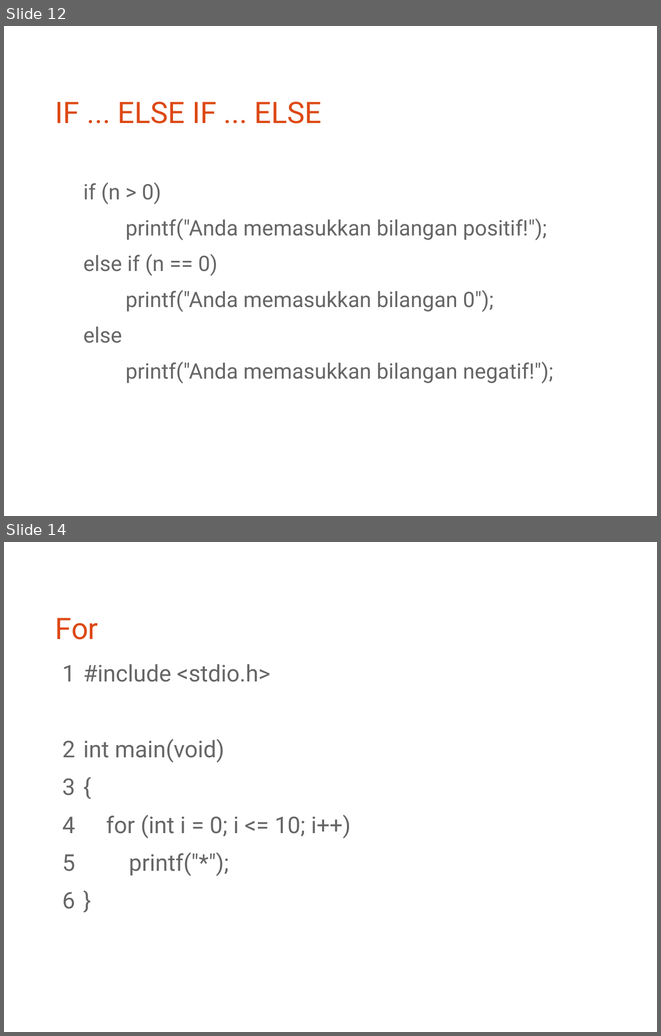
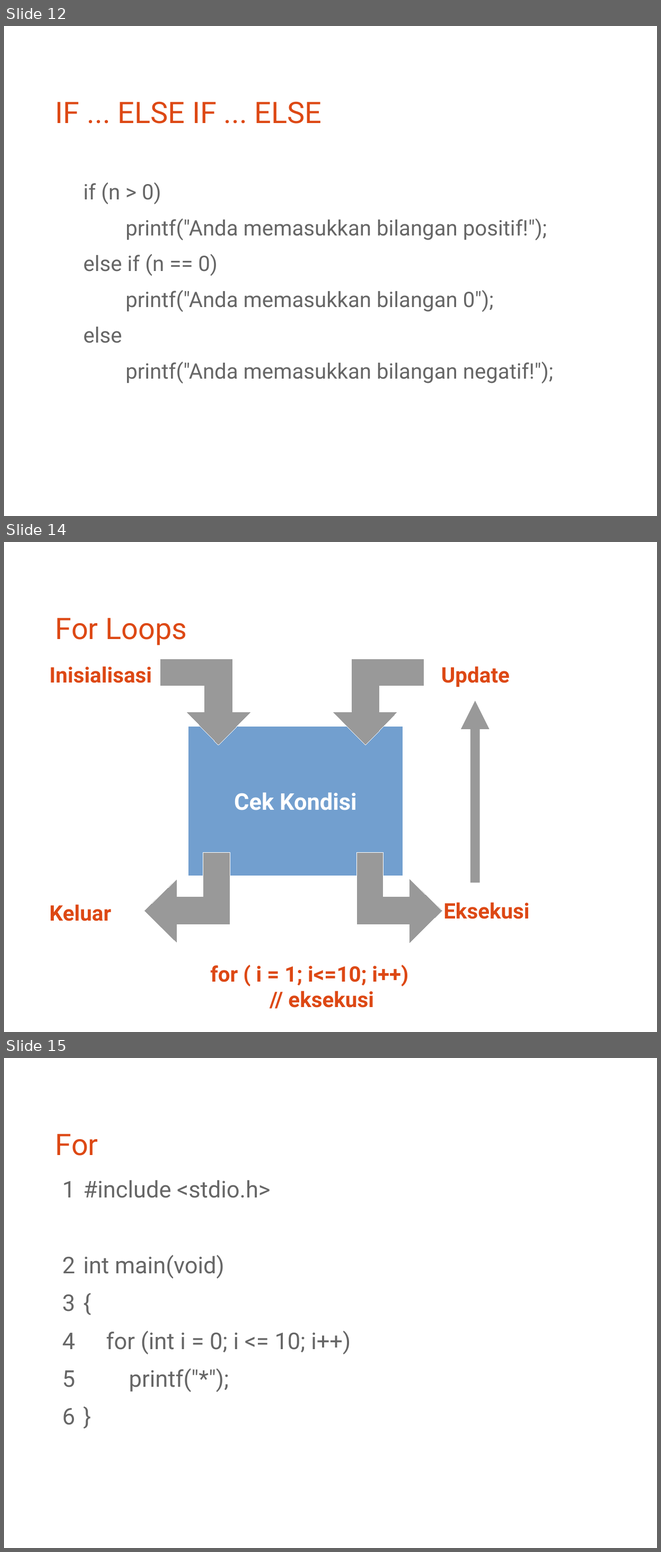
Before and after one commit to bagustris/prokom-tf, a slide deck: prokom1.odp. Shown one above the other, each under a label of ours: slides 12 and 14 before the commit, slides 12, 14 and 15 after it; the slides between them are not shown. The pictures are 661x1036 and 661x1552 pixels, drawn with LibreOffice and Linux fonts; fonts in the diff are those of the drawing. Boxes give left, top, right and bottom in pixels: in the first picture for what was removed or moved away, otherwise in the second. Text is boxed around its words. In the diff, an @@ line names an element or a change of style, - is before the commit and + after.

```diff
--- a/prokom1.odp
+++ b/prokom1.odp
@@ slide 14 added at <box>4,542,657,1032</box>, background #FFFFFF @@
@@ title added at <box>55,618,187,645</box>, 36 pt, text #DD4814 @@
+For Loops
@@ text added at <box>50,666,152,683</box>, 26 pt, text #DD4814, bold @@
+Inisialisasi
@@ freeform shape added at <box>160,659,252,745</box>, fill #999999, outline #FFFFFF 0 pt @@
@@ freeform shape added at <box>333,659,424,745</box>, fill #999999, outline #FFFFFF 0 pt @@
@@ text added at <box>441,666,510,687</box>, 26 pt, text #DD4814, bold @@
+Update
@@ arrow added from (475, 883) to (475, 701), #999999 11.51 pt @@
@@ rectangle added at <box>188,726,403,875</box>, fill #729FCF, outline #FFFFFF 0 pt, 28 pt, text #FFFFFF, bold @@
+Cek Kondisi
@@ freeform shape added at <box>144,852,230,943</box>, fill #999999, outline #FFFFFF 0 pt @@
@@ freeform shape added at <box>356,852,442,943</box>, fill #999999, outline #FFFFFF 0 pt @@
@@ text added at <box>50,904,112,921</box>, 26 pt, text #DD4814, bold @@
+Keluar
@@ text added at <box>443,902,529,919</box>, 26 pt, text #DD4814, bold @@
+Eksekusi
@@ text added at <box>210,964,408,1007</box>, 26 pt, text #DD4814, bold @@
+for ( i = 1; i<=10; i++)
+// eksekusi
@@ what was slide 14 is now slide 15 @@
```
Also in this commit, not shown: 3 slides changed, 1 other slide added, 1 other file.
